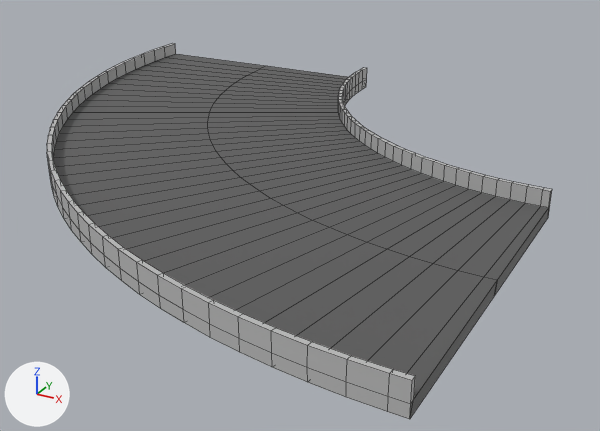
What one commit did to the FBX model Assets/models/Modular_Track/Wide_Track/ZAKRUTY/curve_4x4_WIDE.fbx.
Rendered twice from a 50 mm camera at (10.81, -14.27, 1.82) aimed at (8.46, -10.0, -0.31). The lights are fixed; the arrows at lower left show +X, +Y and +Z. Mesh edges are drawn as thin lines. Where no turn or scale is listed for an object, it has been applied to the vertices.
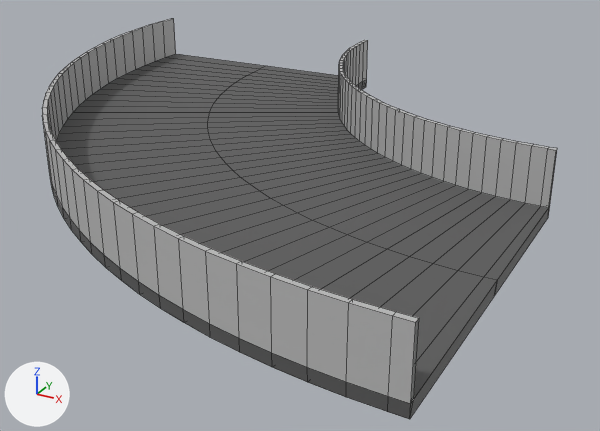
The newer file is also turned or shifted as a whole; pictures and numbers use the older file's frame.

Location of each change, (x1, y1, x2, y2) in pixels of the pictures (600 x 431 px):
'pSphere81', reshaped (6% taller)
    before: (47, 43, 552, 419)
    after: (42, 19, 557, 419)
part 1 of me_mesh, cut back
    before: (47, 43, 415, 404)
    after: (42, 19, 419, 404)
part 2 of me_mesh, cut back
    before: (338, 68, 552, 208)
    after: (338, 40, 557, 208)
part 3 of me_mesh, recoloured
    both: (50, 79, 411, 419)

The change, as a list of edits to the scene's bpy script:
```text
Add mat_road2:
    mat_road2 = principled_material('road2')
    mat_road2.base_color = (0.104, 0.104, 0.104)  # dark grey #5b5b5b
Change me_mesh:
    used by ob_psphere81; location = (10.0, -8.0, 0.0)
    remove me_mesh.from_pydata(...)  # 469 vertices, 468 faces; spans x -4.0..0.0, y -4.0..0.0, z 0.0..0.16
    add me_mesh.from_pydata(...)  # 469 vertices, 464 faces; spans x -4.0..0.0, y -4.0..0.0, z 0.0..0.39
    me_mesh part 1
    2 faces are deleted
    78 vertices in x -4.0..0.0, y -4.0..0.0, z 0.16 move by (0.0, 0.0, 0.23)
    me_mesh part 2
    2 faces are deleted
    78 vertices in x -2.03..0.0, y -2.03..0.0, z 0.16 move by (0.0, 0.0, 0.23)
    me_mesh part 3: 76 faces spanning x -4.0..0.0, y -4.0..0.0, z 0.0..0.07 switch from mat_lambert1 (grey #bcbcbc) to mat_road (dark grey #5b5b5b)
    add me_mesh.materials.append(mat_road2)  # dark grey #5b5b5b
```
